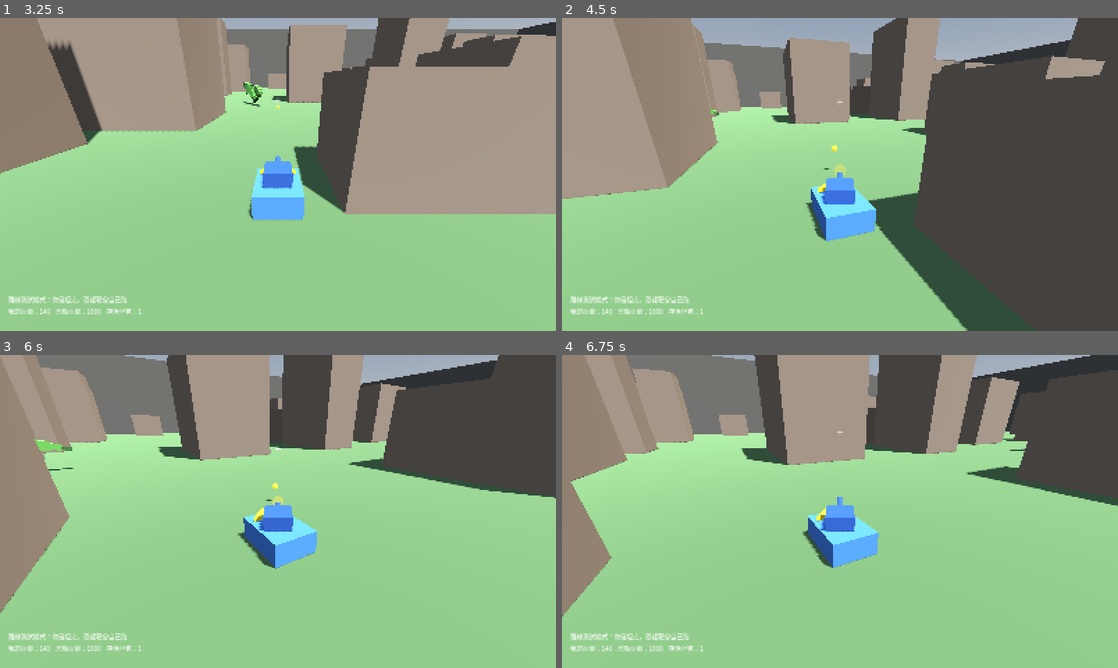
Above: before the commit, frames 1-4 (two rows, left to right).
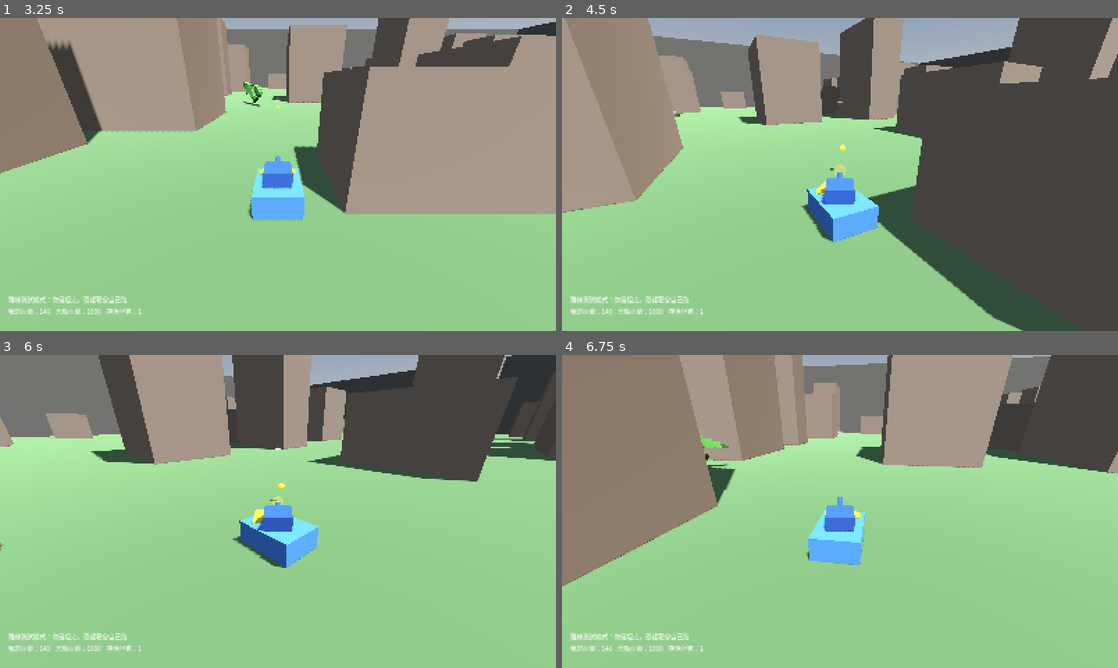
Above: after the commit, the same moments.

Repository: billxu0521/tank_war
Game: Godot game, scene res://main.tscn
Same seed, same stepped clock (60 frames per second), same inputs: the game is played once before the commit and once after it.
Inputs (mouse positions are in pixels of both pictures, inside the frame that each line leads up to):
- Up to frame 1 (3.25 s): click "開房（我當恐龍）" at 0.5 s; click "加入（我當坦克）" at 1.25 s; click "離線測試：我當坦克（打會跑的恐龍）" at 2 s; tap Enter at 2.75 s; move the mouse to (305, 174) at 2.77 s; hold W from 2.78 s (still down); hold Shift from 2.78 s (still down); click (305, 174) at 2.92 s; tap Space at 3.02 s
- Up to frame 2 (4.5 s): keep holding W; move the mouse to (812, 174) at 3.52 s; release Shift at 3.53 s; tap Shift at 3.6 s; click (812, 174) at 3.67 s; tap Space at 3.77 s; move the mouse to (851, 168) at 4.27 s; hold Shift from 4.28 s (still down); click (851, 168) at 4.42 s
- Up to frame 3 (6 s): keep holding W; move the mouse to (272, 517) at 5.02 s; release Shift at 5.03 s; tap Shift at 5.1 s; click (272, 517) at 5.17 s; tap Space at 5.27 s; move the mouse to (316, 514) at 5.77 s; hold Shift from 5.78 s (still down); click (316, 514) at 5.92 s
- Up to frame 4 (6.75 s): keep holding W; tap Space at 6.02 s; move the mouse to (795, 508) at 6.52 s; release Shift at 6.53 s; tap Shift at 6.6 s; click (795, 508) at 6.67 s

Frame 1 is identical in both runs. In frame 2, 17% of the frame differs, in the area x 0-100%, y 0-100%; in frame 3, 24%; in frame 4, 28%, in the area x 0-100%, y 0-84%.

Commit message:
拿掉砲塔和恐龍轉身的轉速上限，瞄準改回直接跟著滑鼠
上一版給砲塔加了 1.5 弧度/秒、恐龍轉身加了 5 弧度/秒的上限。
實際玩起來瞄準不跟手，拿掉。

- 坦克：turret_yaw 直接由滑鼠寫入，不再經過 aim_yaw 中轉
- 恐龍：_unhandled_input 直接 rotate_y，移除 aim_yaw 和 face()
- 砲管上下的 1.1 弧度/秒保留——那是砲管的機械抬升速度，不是視角

移動的慣性（加速、煞車、車身轉向、倒車、後座）全部保留。
分界線是：移動有慣性，瞄準沒有。

測試把砲塔的轉速上限案例改成驗「要立刻跟上滑鼠」。共 15 項。

Co-Authored-By: Claude Opus 5 (1M context) <noreply@anthropic.com>
Claude-Session: https://claude.ai/code/session_019SAVwhULYTqidBLb1Ej4sE

Diff:
--- a/dino.gd
+++ b/dino.gd
@@ -8,7 +8,6 @@
 const SPRINT_MULT := 1.9
 const ACCEL := 22.0        # 這麼大一隻不該瞬間到全速
 const BRAKE := 32.0
-const TURN_RATE := 5.0     # 每秒最多轉這麼多弧度，甩滑鼠不會瞬間轉頭
 const STAMINA_MAX := 100.0
 const SPRINT_DRAIN := 32.0     # 每秒；全滿約衝 3 秒
 const CLIMB_DRAIN := 25.0      # 每秒；全滿約爬 4 秒 = 24 公尺，剛好爬得完最高的建築
@@ -28,7 +27,6 @@
 const PITCH_MIN := -0.75  # 往下看到底（約 43 度）
 const PITCH_MAX := 0.45   # 往上看到底（約 26 度）
 
-var aim_yaw := 0.0      # 滑鼠想轉到的方向，身體用 TURN_RATE 追過去
 var look_pitch := 0.0   # 上下視角，有同步出去，遠端才看得到頭抬起來
 var stamina := STAMINA_MAX
 var exhausted := false
@@ -40,7 +38,7 @@
 
 func _unhandled_input(e: InputEvent) -> void:
 	var look := mouse_look(e)
-	aim_yaw -= look.x * MOUSE_SENS
+	rotate_y(-look.x * MOUSE_SENS)
 	look_pitch = clampf(look_pitch - look.y * MOUSE_SENS, PITCH_MIN, PITCH_MAX)
 
 ## 相機和抬頭都要在遠端也看得到，所以放 _process（_physics_process 只有本人在跑）
@@ -51,7 +49,7 @@
 func _physics_process(delta: float) -> void:
 	if dummy:
 		# 離線練習用的移動靶：繞圈跑，讓坦克練習算提前量
-		aim_yaw += 0.55 * delta
+		rotate_y(0.55 * delta)
 		move_step(delta, Vector3(0, 0, -1), false, false, false)
 		return
 	if not is_multiplayer_authority():
@@ -85,9 +83,6 @@
 		spend = SPRINT_DRAIN
 	_update_stamina(delta, spend, moving)
 
-	# 身體用轉速上限追滑鼠，不是瞬間貼上去
-	rotation.y = rotate_toward(rotation.y, aim_yaw, TURN_RATE * delta)
-
 	var speed := SPEED * (SPRINT_MULT if sprinting else 1.0)
 	_accelerate((global_transform.basis * input).normalized() * speed, ACCEL, BRAKE, delta)
 	_apply_gravity(delta)
@@ -106,12 +101,6 @@
 		if absf(c.get_normal().y) < 0.5 and not c.get_collider().is_in_group(&"arena_wall"):
 			return true   # 接近垂直的面，而且不是場地圍牆
 	return false
-
-## 直接轉到某個角度（出生、測試用）。要連目標角度一起對齊，
-## 不然下一幀身體會自己轉回原本的目標。
-func face(yaw: float) -> void:
-	rotation.y = yaw
-	aim_yaw = yaw
 
 ## 力竭中不能衝刺也不能爬。
 ## 沒有這個門檻的話，體力會在 0 附近抽動：回一點就衝、衝掉又停。
--- a/tank.gd
+++ b/tank.gd
@@ -7,7 +7,6 @@
 const BRAKE := 13.0        # 煞車比加速快，放開按鍵不會滑很遠
 const TURN := 1.8
 const TURN_ACCEL := 5.0    # 車身轉向也要拉起來，不是瞬間到最大轉速
-const TRAVERSE := 1.5      # 砲塔每秒最多轉這麼多弧度（滑鼠甩太快砲塔跟不上）
 const ELEVATE := 1.1       # 砲管每秒最多抬這麼多
 const RELOAD := 1.5
 const MOUSE_SENS := 0.004
@@ -19,9 +18,8 @@
 const BARREL_Z := -1.5     # 砲管原本的位置，後座從這裡往後推
 const SHELL := preload("res://shell.tscn")
 
-var aim_yaw := 0.0      # 滑鼠指到哪
 var aim_pitch := 0.0
-var turret_yaw := 0.0   # 砲塔實際轉到哪，受 TRAVERSE 限制
+var turret_yaw := 0.0   # 砲塔左右，直接跟著滑鼠
 var gun_pitch := 0.0
 var _turn_rate := 0.0
 var _recoil := 0.0
@@ -41,9 +39,9 @@
 func _unhandled_input(e: InputEvent) -> void:
 	aim(mouse_look(e))
 
-## 滑鼠只決定「想瞄哪」，砲塔實際轉過去要受轉速限制
+## 砲塔左右直接跟著滑鼠；砲管上下有角度上限，抬升速度也有上限
 func aim(rel: Vector2) -> void:
-	aim_yaw -= rel.x * MOUSE_SENS
+	turret_yaw -= rel.x * MOUSE_SENS
 	aim_pitch = clampf(aim_pitch - rel.y * MOUSE_SENS, PITCH_MIN, PITCH_MAX)
 
 func _physics_process(delta: float) -> void:
@@ -53,9 +51,7 @@
 	if not is_multiplayer_authority():
 		return  # 別人的坦克交給 MultiplayerSynchronizer 更新
 
-	# 砲塔和砲管都有轉速上限，滑鼠甩太快就跟不上
-	turret_yaw = move_toward(turret_yaw, aim_yaw, TRAVERSE * delta)
-	gun_pitch = move_toward(gun_pitch, aim_pitch, ELEVATE * delta)
+	gun_pitch = move_toward(gun_pitch, aim_pitch, ELEVATE * delta)  # 砲管抬升有速度上限
 	turret.rotation.y = turret_yaw
 	gun.rotation.x = gun_pitch
 
--- a/test_battle.gd
+++ b/test_battle.gd
@@ -75,7 +75,7 @@
 		printerr("有 %d 項失敗" % _fails)
 		quit(1)
 	else:
-		print("OK：生怪、傷害、勝負、咬擊方向、離線兩種模式、砲管俯仰與轉速上限、油門手感、回大廳重開、建築擋視線、圍牆擋出界、暴龍骨架與尾巴慣性、砲彈命中、恐龍跳躍、移動靶、體力規則都正常")
+		print("OK：生怪、傷害、勝負、咬擊方向、離線兩種模式、砲管俯仰、油門手感、回大廳重開、建築擋視線、圍牆擋出界、暴龍骨架與尾巴慣性、砲彈命中、恐龍跳躍、移動靶、體力規則都正常")
 	return true
 
 # --- 共用 ---
@@ -214,12 +214,10 @@
 	_ck(is_equal_approx(t.gun_pitch, t.PITCH_MAX), "轉夠久要追上目標角度")
 	_ck(is_equal_approx(t.gun.rotation.x, t.gun_pitch), "砲管模型要跟著轉")
 
-	# 砲塔左右也一樣有轉速上限
-	t.aim_yaw = 3.0
+	# 砲塔左右是直接跟著滑鼠，沒有轉速上限
 	t.turret_yaw = 0.0
-	t._physics_process(dt)
-	_ck(t.turret_yaw <= t.TRAVERSE * dt + 0.0001 and t.turret_yaw > 0.0,
-		"砲塔一幀最多轉 %.4f 弧度（實際 %.4f）" % [t.TRAVERSE * dt, t.turret_yaw])
+	t.aim(Vector2(-500, 0))
+	_ck(absf(t.turret_yaw) > 1.0, "砲塔左右要立刻跟上滑鼠（轉了 %.2f 弧度）" % t.turret_yaw)
 	_end(m)
 
 ## 移動要有加速度：不會瞬間全速，也不會瞬間停住；倒車比前進慢
Not shown, changed: README.md
